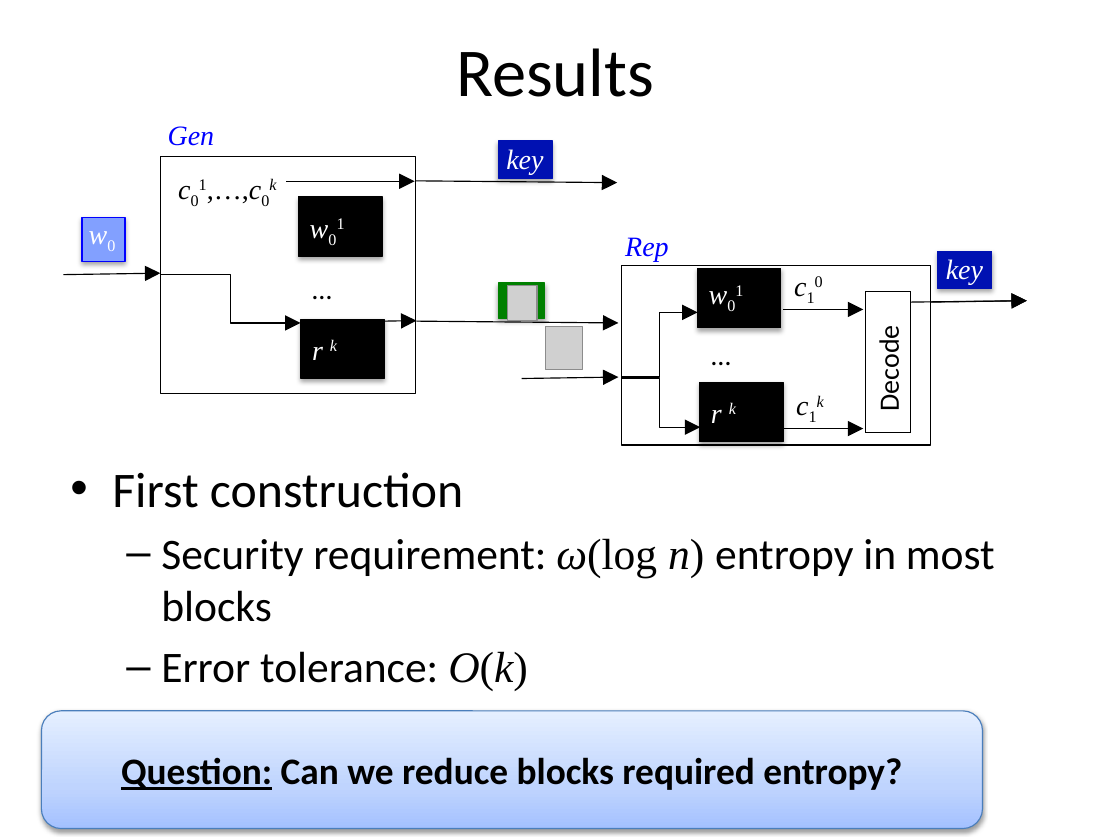
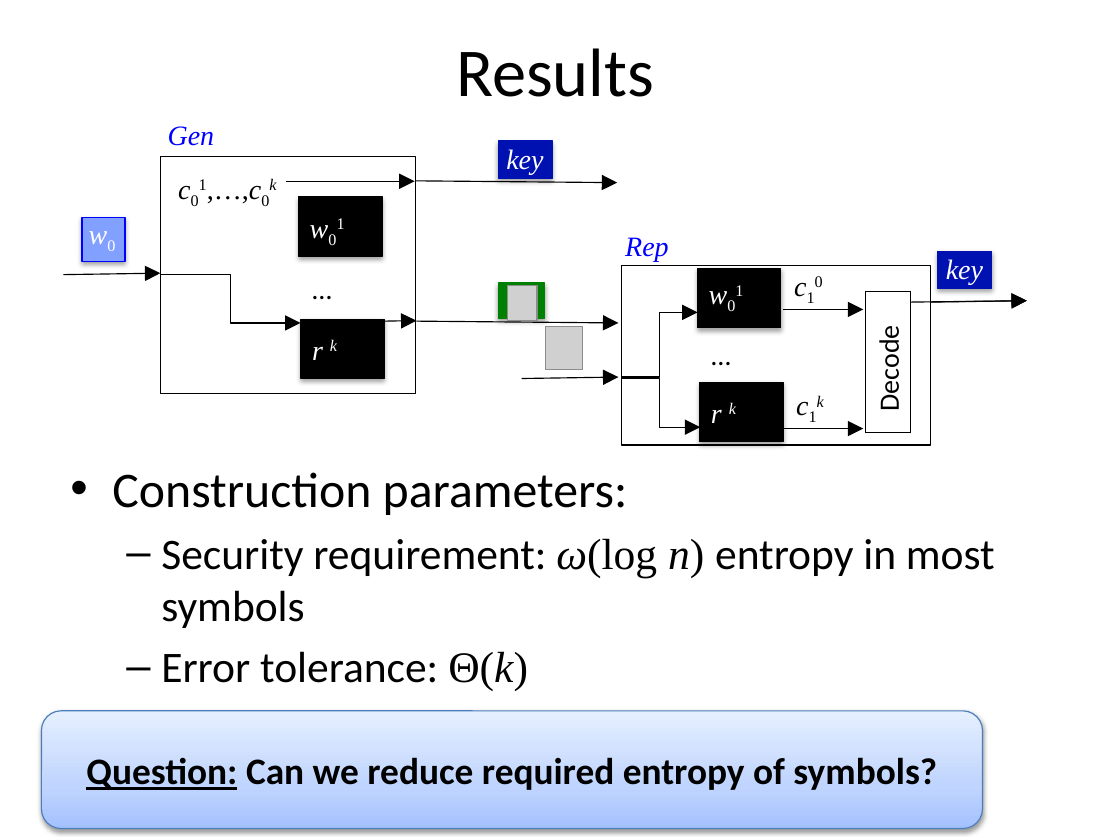
Before and after one commit to xianruimeng/comp-fuzzy-ext, a slide deck: slide 33 of constantRate/KeyDerivationWithNegativeUsable.pptx (slide 32 before the commit). Drawn at 1120x840 pixels with LibreOffice and Linux fonts; fonts in the diff are those of the drawing; grey boxes stand for pictures. Boxes give left, top, right and bottom in pixels: in the first picture for what was removed or moved away, otherwise in the second. Text is boxed around its words. In the diff, an @@ line names an element or a change of style, - is before the commit and + after.

```diff
--- a/constantRate/KeyDerivationWithNegativeUsable.pptx
+++ b/constantRate/KeyDerivationWithNegativeUsable.pptx
@@ text at (112,472,995,691): text changed @@
-• First construction
-  – Security requirement: ω(log n) entropy in most blocks
-  – Error tolerance: O(k)
+• Construction parameters:
+  – Security requirement: ω(log n) entropy in most symbols
+  – Error tolerance: Θ(k)
@@ text in rounded rectangle at (86,757,937,790): text changed @@
-Question: Can we reduce blocks required entropy?
+Question: Can we reduce required entropy of symbols?
```
Also in this commit, not shown: 32 other slides changed, 2 slides added, 1 other file.
